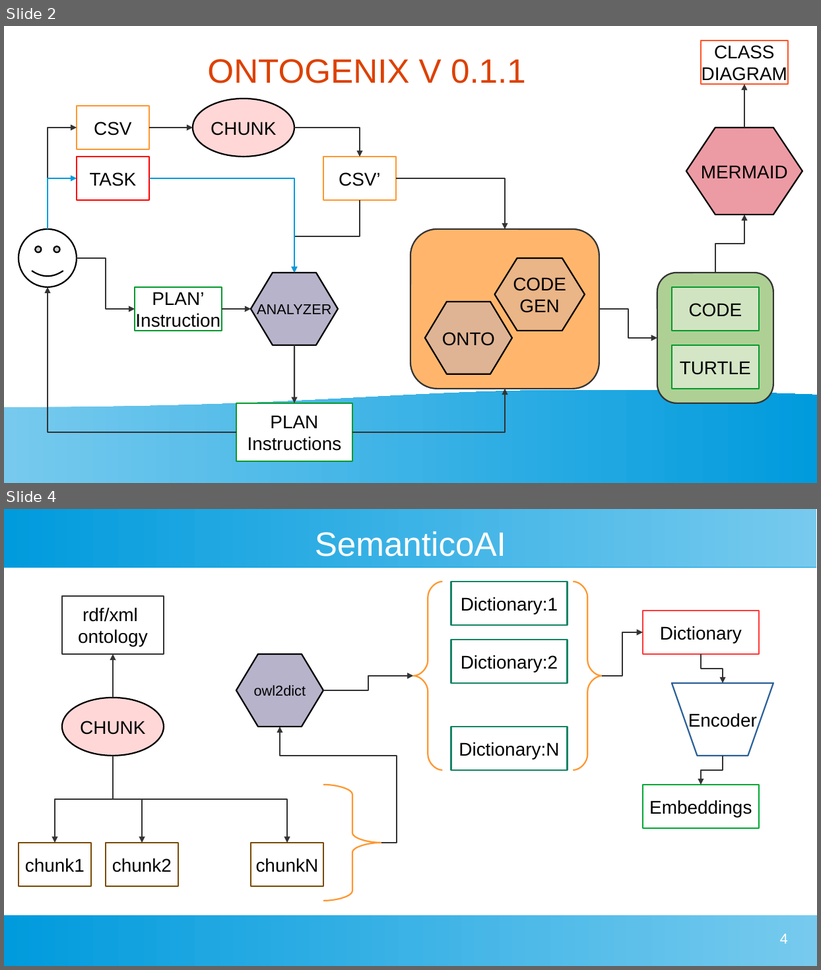
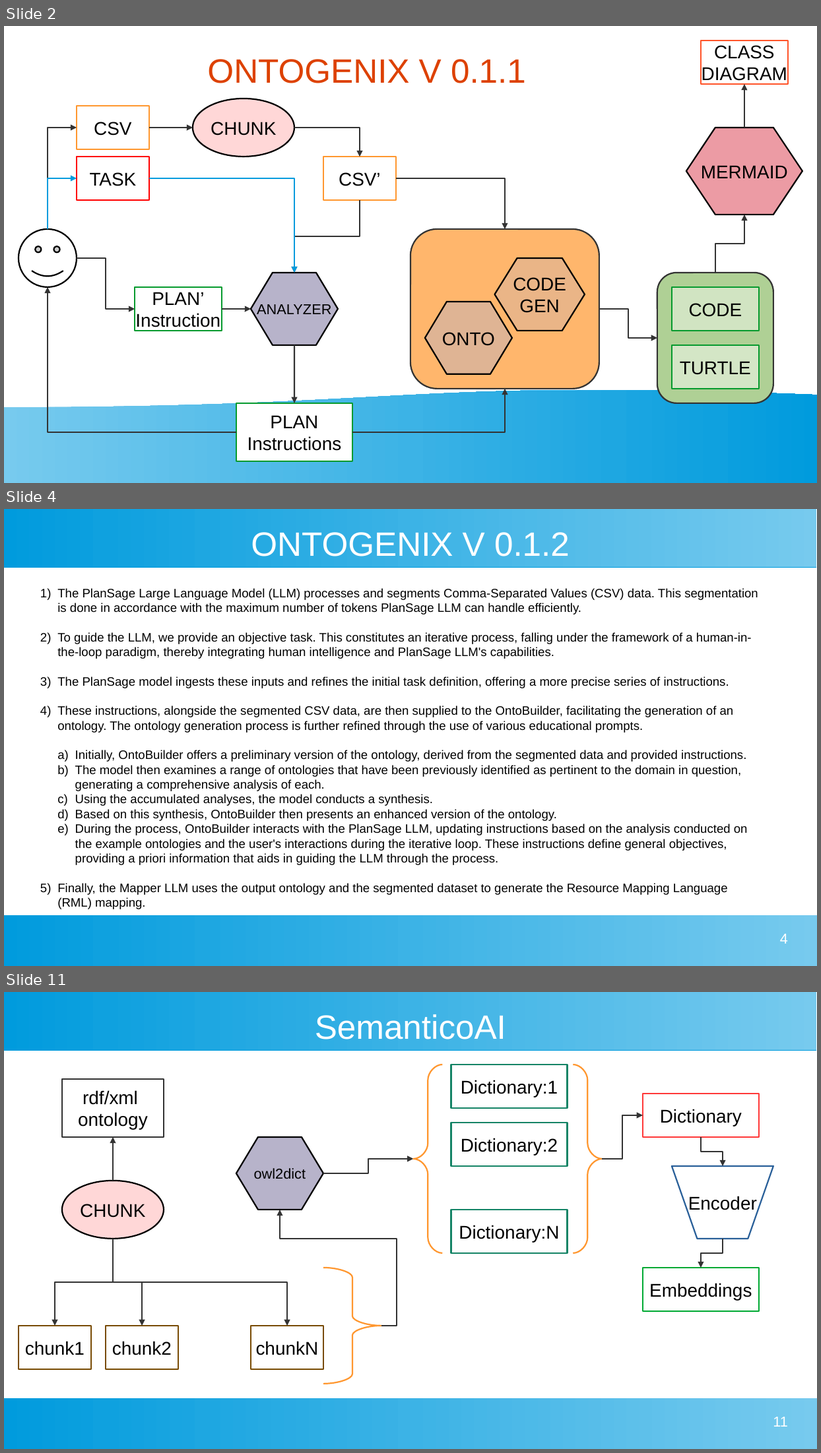
Before and after one commit to tecnomod-um/OntoGenix, a slide deck: IDEAS.odp. Shown one above the other, each under a label of ours: slides 2 and 4 before the commit, slides 2, 4 and 11 after it; the slides between them are not shown. The pictures are 821x970 and 821x1453 pixels, drawn with LibreOffice and Linux fonts; fonts in the diff are those of the drawing. Boxes give left, top, right and bottom in pixels: in the first picture for what was removed or moved away, otherwise in the second. Text is boxed around its words. In the diff, an @@ line names an element or a change of style, - is before the commit and + after.

```diff
--- a/IDEAS.odp
+++ b/IDEAS.odp
@@ slide 4 added at (4,509,817,966), background #FFFFFF; not listed: 2 template elements that a slide beside it also shows @@
@@ title added at (251,532,570,557), 33 pt, text #FFFFFF @@
+ONTOGENIX V 0.1.2
@@ text added at (57,588,758,895), 12 pt, text #000000 @@
+1) The PlanSage Large Language Model (LLM) processes and segments Comma-Separated Values (CSV) data. This segmentation is done in accordance with the maximum number of tokens PlanSage LLM can handle efficiently.
+2) To guide the LLM, we provide an objective task. This constitutes an iterative process, falling under the framework of a human-in-the-loop paradigm, thereby integrating human intelligence and PlanSage LLM's capabilities.
+3) The PlanSage model ingests these inputs and refines the initial task definition, offering a more precise series of instructions.
+4) These instructions, alongside the segmented CSV data, are then supplied to the OntoBuilder, facilitating the generation of an ontology. The ontology generation process is further refined through the use of various educational prompts.
+  a) Initially, OntoBuilder offers a preliminary version of the ontology, derived from the segmented data and provided instructions.
+  b) The model then examines a range of ontologies that have been previously identified as pertinent to the domain in question, generating a comprehensive analysis of each.
+  c) Using the accumulated analyses, the model conducts a synthesis.
+  d) Based on this synthesis, OntoBuilder then presents an enhanced version of the ontology.
+  e) During the process, OntoBuilder interacts with the PlanSage LLM, updating instructions based on the analysis conducted on the example ontologies and the user's interactions during the iterative loop. These instructions define general objectives, providing a priori information that aids in guiding the LLM through the process.
+5) Finally, the Mapper LLM uses the output ontology and the segmented dataset to generate the Resource Mapping Language (RML) mapping.
@@ page number added at (780,934,788,944), 14 pt, text #FFFFFF @@
+4
@@ what was slide 4 is now slide 11 @@
@@ page number at (773,1417,788,1427): text changed @@
-4
+11
```
Also in this commit, not shown: 1 slide changed, 6 other slides added, 3 other files.
